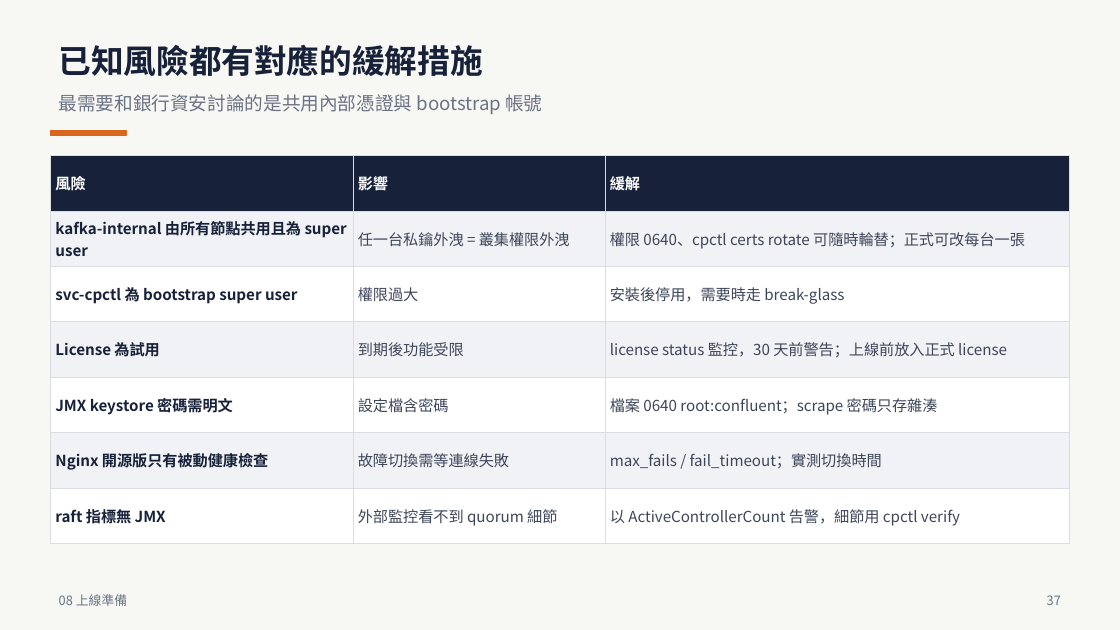
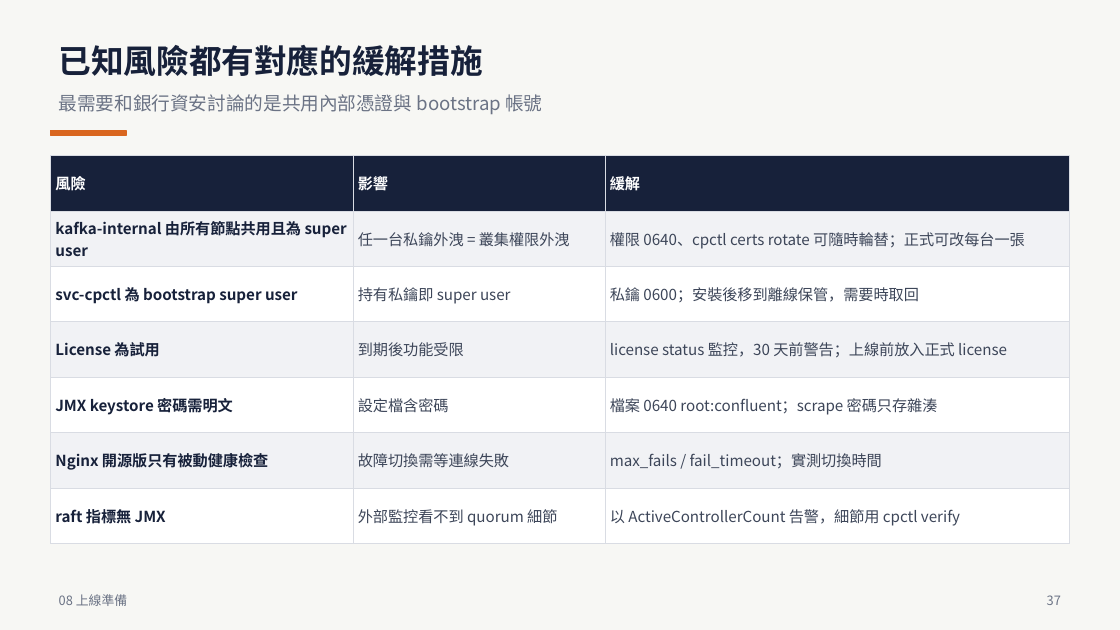
Before and after one commit to zxc81906119/kafka_install_ops, a slide deck: slide 37 of docs/Confluent-離線安裝PoC-全流程.pptx. Drawn at 1120x630 pixels with LibreOffice and Linux fonts; fonts in the diff are those of the drawing. Boxes give left, top, right and bottom in pixels: in the first picture for what was removed or moved away, otherwise in the second. Text is boxed around its words. In the diff, an @@ line names an element or a change of style, - is before the commit and + after.

```diff
--- a/docs/Confluent-離線安裝PoC-全流程.pptx
+++ b/docs/Confluent-離線安裝PoC-全流程.pptx
@@ table at [50,155,1070,531] @@
-row 3, column 2: 權限過大
+row 3, column 2: 持有私鑰即 super user
-row 3, column 3: 安裝後停用，需要時走 break-glass
+row 3, column 3: 私鑰 0600；安裝後移到離線保管，需要時取回
```
Also in this commit, not shown: 8 other slides changed, 36 other files.
